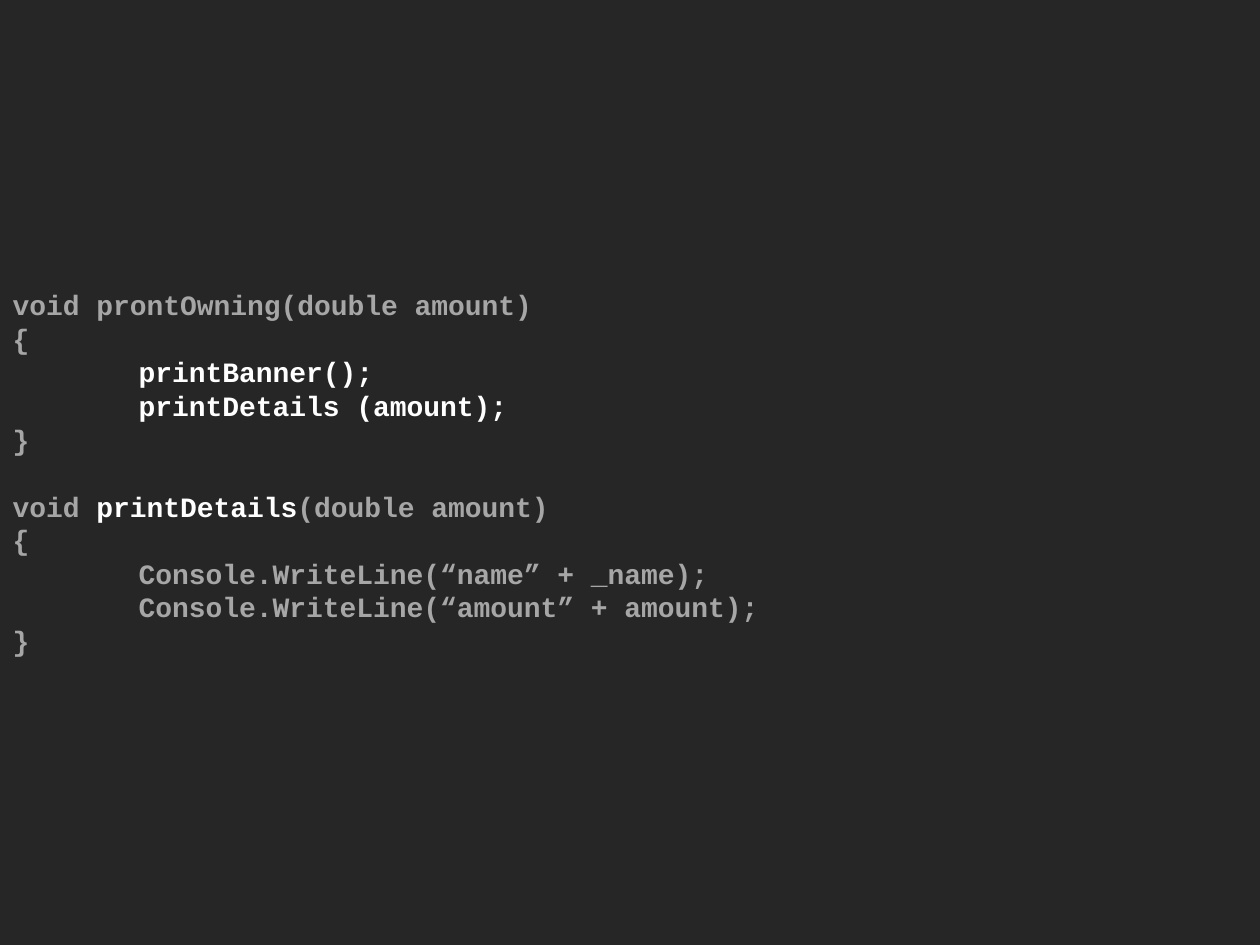
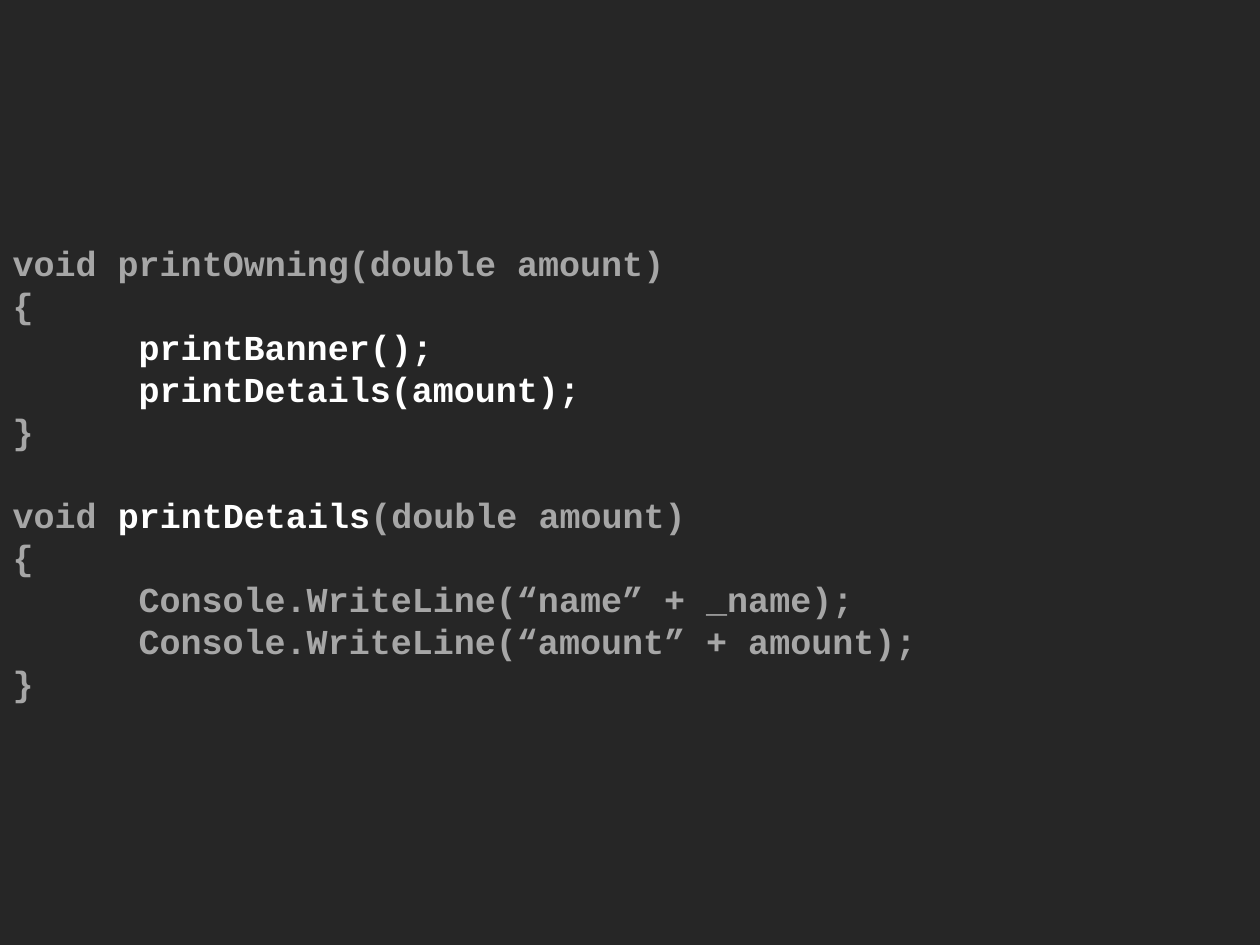
Before and after one commit to cessor/empathiccode, a slide deck: slide 130 of EmpathicRefactoring.pptx (slide 112 before the commit). Drawn at 1260x945 pixels with LibreOffice and Linux fonts; fonts in the diff are those of the drawing. Boxes give left, top, right and bottom in pixels: in the first picture for what was removed or moved away, otherwise in the second. Text is boxed around its words. In the diff, an @@ line names an element or a change of style, - is before the commit and + after.

```diff
--- a/EmpathicRefactoring.pptx
+++ b/EmpathicRefactoring.pptx
@@ title at <box>13,251,916,661</box>: text changed; size 16 to 20 pt @@
-void prontOwning(double amount)
-{
-printBanner();
-printDetails (amount);
-}
-void printDetails(double amount)
-{
-Console.WriteLine(“name” + _name);
-Console.WriteLine(“amount” + amount);
-}
+void printOwning(double amount)
+{
+printBanner();
+printDetails(amount);
+}
+void printDetails(double amount)
+{
+Console.WriteLine(“name” + _name);
+Console.WriteLine(“amount” + amount);
+}
```
Also in this commit, not shown: 7 other slides changed, 28 slides added, 1 slide removed, 4 other files.
